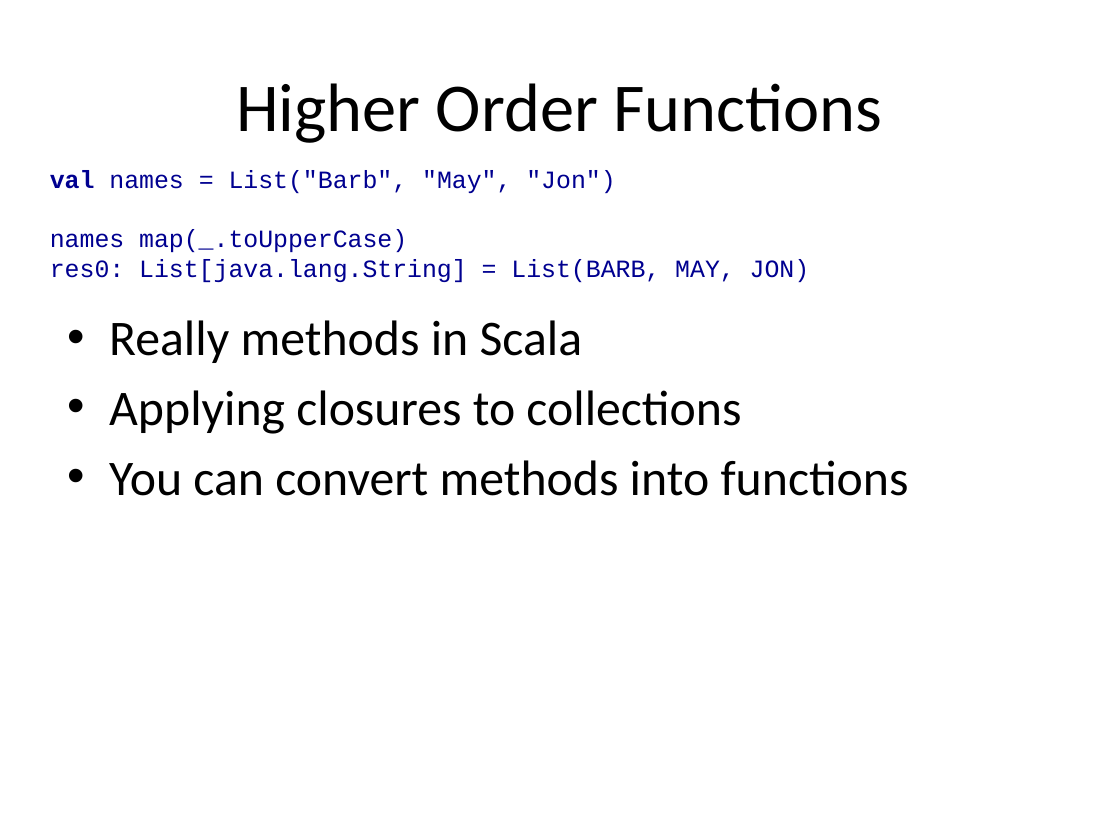
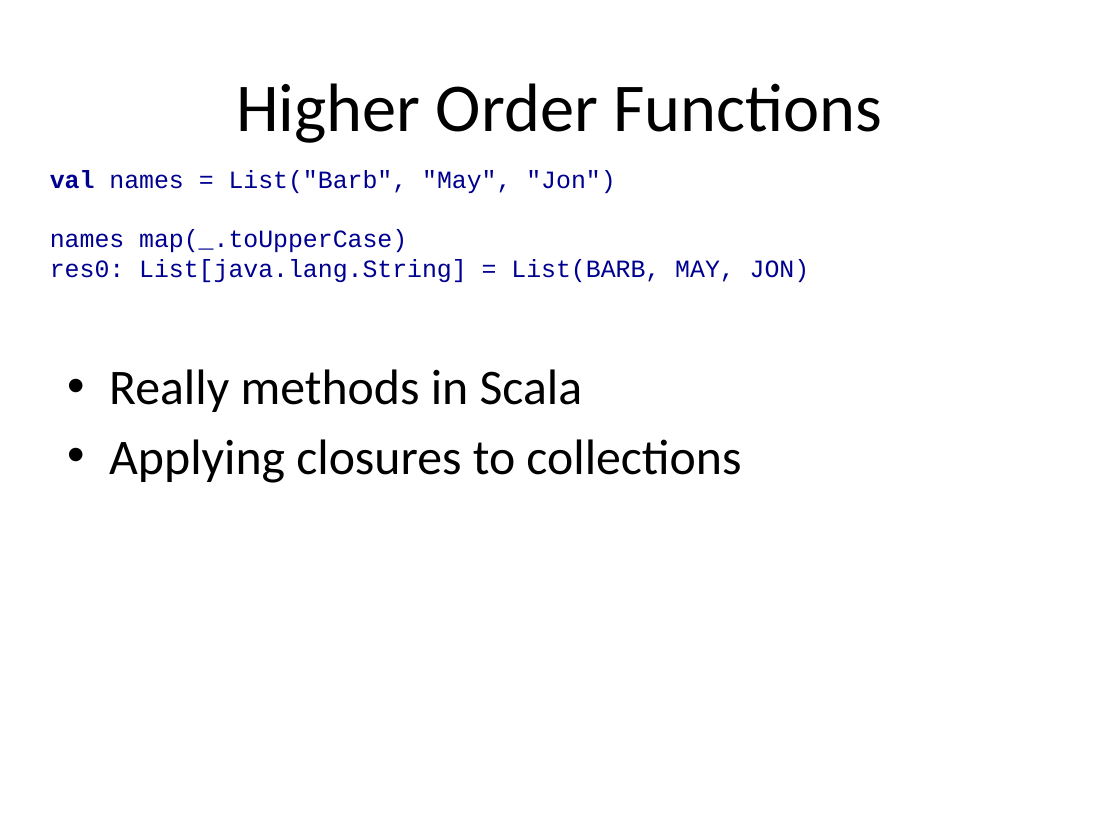
Before and after one commit to strangeloop/strangeloop2012, a slide deck: slide 20 of slides/taxonomy-of-scala.pptx. Drawn at 1120x840 pixels with LibreOffice and Linux fonts; fonts in the diff are those of the drawing; background and template pictures are left out. Boxes give left, top, right and bottom in pixels: in the first picture for what was removed or moved away, otherwise in the second. Text is boxed around its words. In the diff, an @@ line names an element or a change of style, - is before the commit and + after.

Commit message:
Final slides for Taxonomy of Scala

```diff
--- a/slides/taxonomy-of-scala.pptx
+++ b/slides/taxonomy-of-scala.pptx
@@ text "Really methods in Scala": place and size @@
-text "Really methods in Scala" at (109, 320, 909, 496)
+text "Really methods in Scala" at (109, 369, 741, 483)
@@ text at (109, 460, 909, 496): paragraph removed @@
-• You can convert methods into functions
```
Also in this commit, not shown: 5 other slides changed, 2 slides removed.
